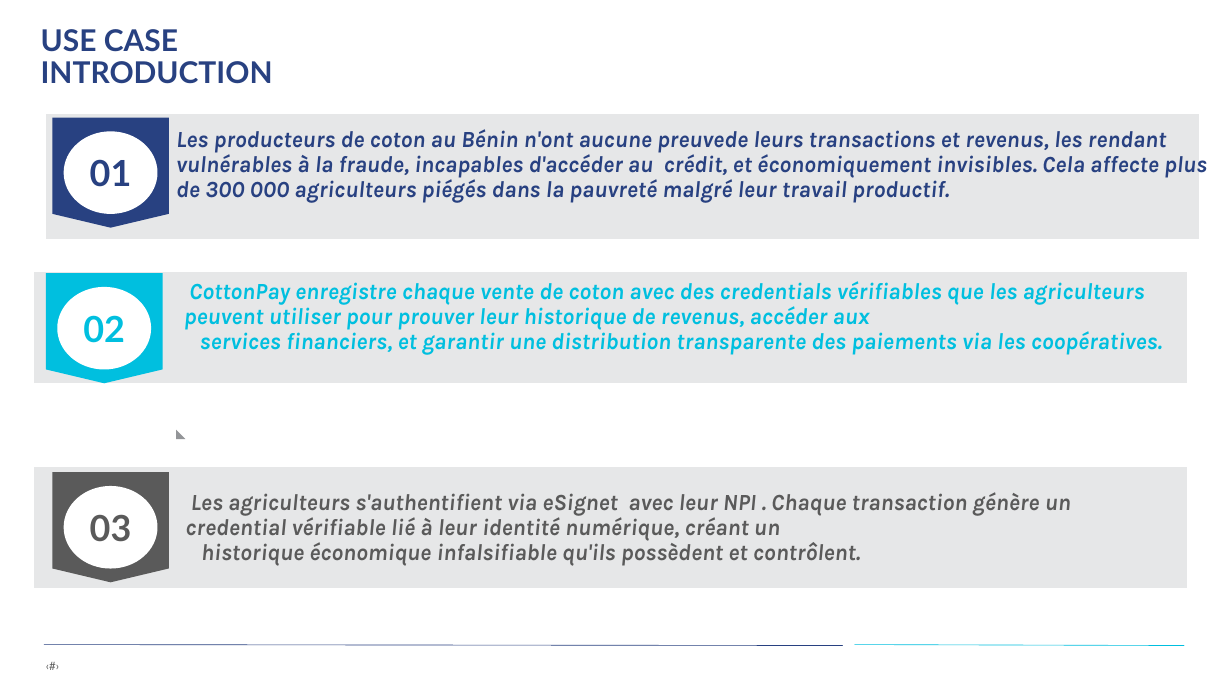
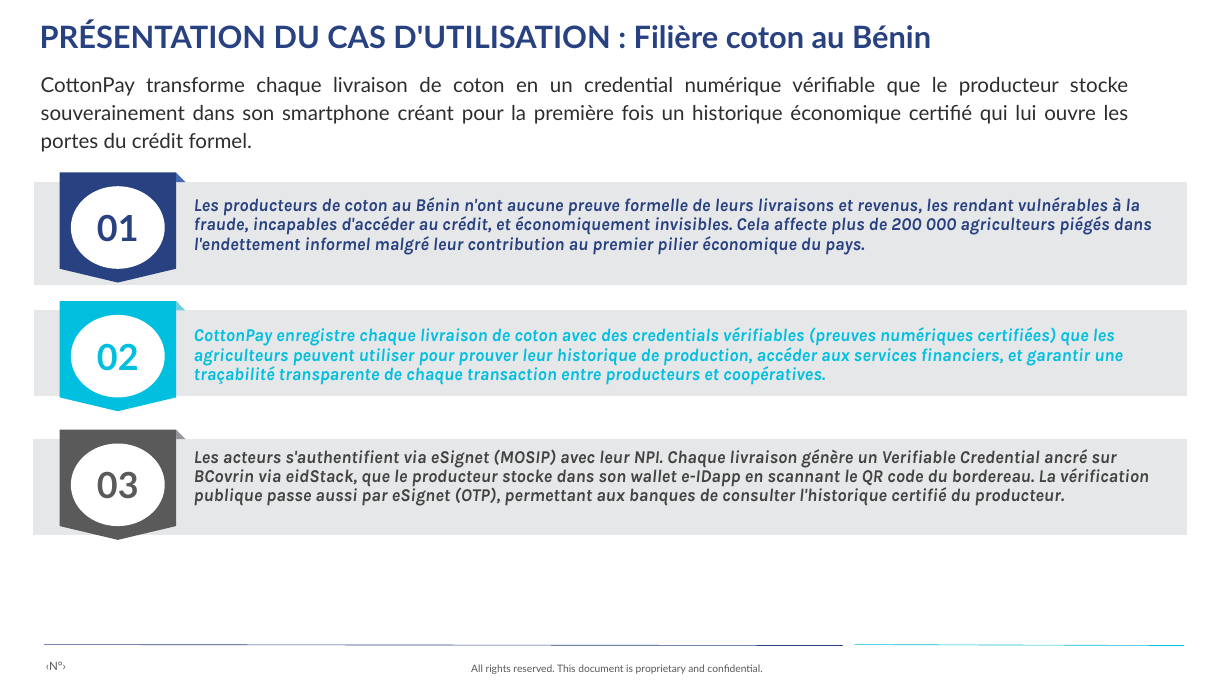
Before and after one commit to Bsh54/EVOLUTICS-did-hackathon, a slide deck: slide 4 of EVOLUTICS-presentation.pptx (slide 3 before the commit). Drawn at 1232x693 pixels with LibreOffice and Linux fonts; fonts in the diff are those of the drawing. Boxes give left, top, right and bottom in pixels: in the first picture for what was removed or moved away, otherwise in the second. Text is boxed around its words. In the diff, an @@ line names an element or a change of style, - is before the commit and + after.

Commit message:
DOCUMENT DE PRESENTATION

```diff
--- a/EVOLUTICS-presentation.pptx
+++ b/EVOLUTICS-presentation.pptx
@@ text added at (x1=40, y1=21, x2=931, y2=49), 36 pt, text #284181, bold @@
+PRÉSENTATION DU CAS D'UTILISATION : Filière coton au Bénin
@@ text removed at (x1=41, y1=29, x2=273, y2=84) @@
-USE CASE INTRODUCTION
@@ text added at (x1=41, y1=77, x2=1129, y2=152), 24 pt, text #2D2D2D @@
+CottonPay transforme chaque livraison de coton en un credential numérique vérifiable que le producteur stocke souverainement dans son smartphone créant pour la première fois un historique économique certifié qui lui ouvre les portes du crédit formel.
@@ freeform shape added at (x1=176, y1=172, x2=185, y2=182), fill #436AB3 @@
@@ freeform shape resized from (x1=46, y1=114, x2=1199, y2=239) to (x1=34, y1=182, x2=1187, y2=285) @@
@@ 2 freeform shapes, 1 text moved together from (x1=52, y1=118, x2=169, y2=228) to (x1=60, y1=172, x2=176, y2=283) @@
@@ text at (x1=194, y1=197, x2=1152, y2=255): text changed; size 27 to 21 pt @@
-Les producteurs de coton au Bénin n'ont aucune preuvede leurs transactions et revenus, les rendant vulnérables à la fraude, incapables d'accéder au crédit, et économiquement invisibles. Cela affecte plus de 300 000 agriculteurs piégés dans la pauvreté malgré leur travail productif.
+Les producteurs de coton au Bénin n'ont aucune preuve formelle de leurs livraisons et revenus, les rendant vulnérables à la fraude, incapables d'accéder au crédit, et économiquement invisibles. Cela affecte plus de 200 000 agriculteurs piégés dans l'endettement informel malgré leur contribution au premier pilier économique du pays.
@@ freeform shape resized from (x1=34, y1=272, x2=1187, y2=383) to (x1=34, y1=310, x2=1187, y2=396) @@
@@ 2 freeform shapes, 1 text moved together from (x1=46, y1=273, x2=163, y2=383) to (x1=60, y1=301, x2=176, y2=411) @@
@@ freeform shape added at (x1=176, y1=301, x2=185, y2=310), fill #6ECFE0 @@
@@ text at (x1=194, y1=327, x2=1123, y2=385): text changed; size 27 to 21 pt @@
-CottonPay enregistre chaque vente de coton avec des credentials vérifiables que les agriculteurs peuvent utiliser pour prouver leur historique de revenus, accéder aux
-services financiers, et garantir une distribution transparente des paiements via les coopératives.
+CottonPay enregistre chaque livraison de coton avec des credentials vérifiables (preuves numériques certifiées) que les agriculteurs peuvent utiliser pour prouver leur historique de production, accéder aux services financiers, et garantir une traçabilité transparente de chaque transaction entre producteurs et coopératives.
@@ freeform shape resized from (x1=34, y1=467, x2=1187, y2=588) to (x1=33, y1=439, x2=1187, y2=535) @@
@@ 2 freeform shapes, 1 text moved together from (x1=52, y1=472, x2=169, y2=583) to (x1=60, y1=430, x2=176, y2=540) @@
@@ text at (x1=194, y1=449, x2=1149, y2=506): text changed; size 27 to 21 pt; text colour #5A5A5A to #434343 @@
-Les agriculteurs s'authentifient via eSignet avec leur NPI . Chaque transaction génère un credential vérifiable lié à leur identité numérique, créant un
-historique économique infalsifiable qu'ils possèdent et contrôlent.
+Les acteurs s'authentifient via eSignet (MOSIP) avec leur NPI. Chaque livraison génère un Verifiable Credential ancré sur BCovrin via eidStack, que le producteur stocke dans son wallet e-IDapp en scannant le QR code du bordereau. La vérification publique passe aussi par eSignet (OTP), permettant aux banques de consulter l'historique certifié du producteur.
@@ text removed at (x1=46, y1=659, x2=111, y2=678) @@
-‹#›
@@ text added at (x1=46, y1=661, x2=66, y2=670), 13.5 pt, text #595959 @@
+‹N°›
@@ text added at (x1=471, y1=664, x2=762, y2=674), 12 pt, text #595959 @@
+All rights reserved. This document is proprietary and confidential.
```
Also in this commit, not shown: 6 other slides changed, 5 slides added, 3 slides removed, 1 other file.
